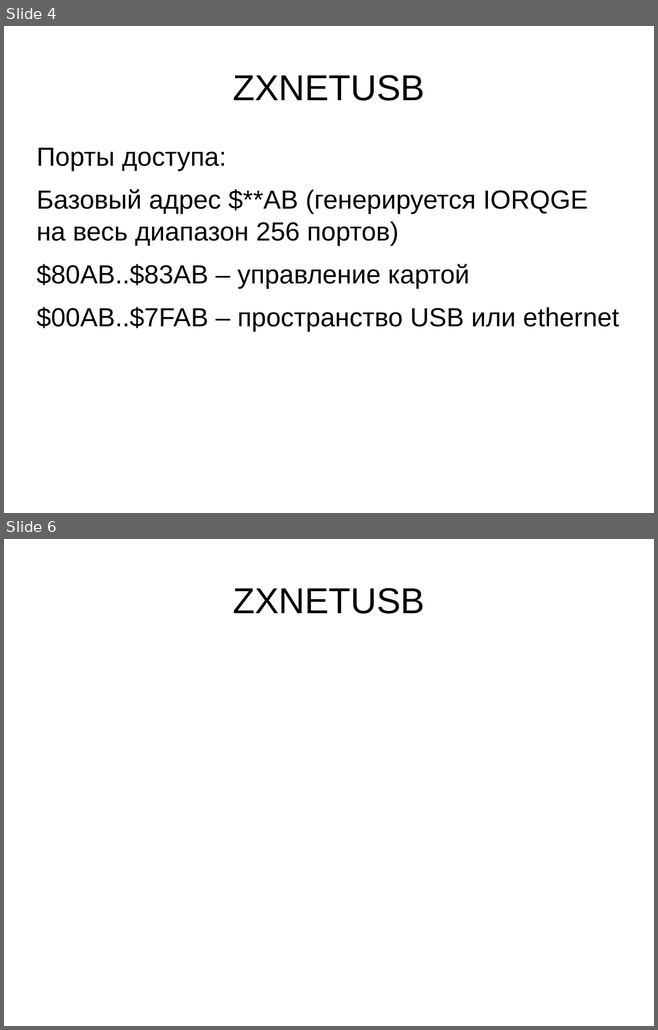
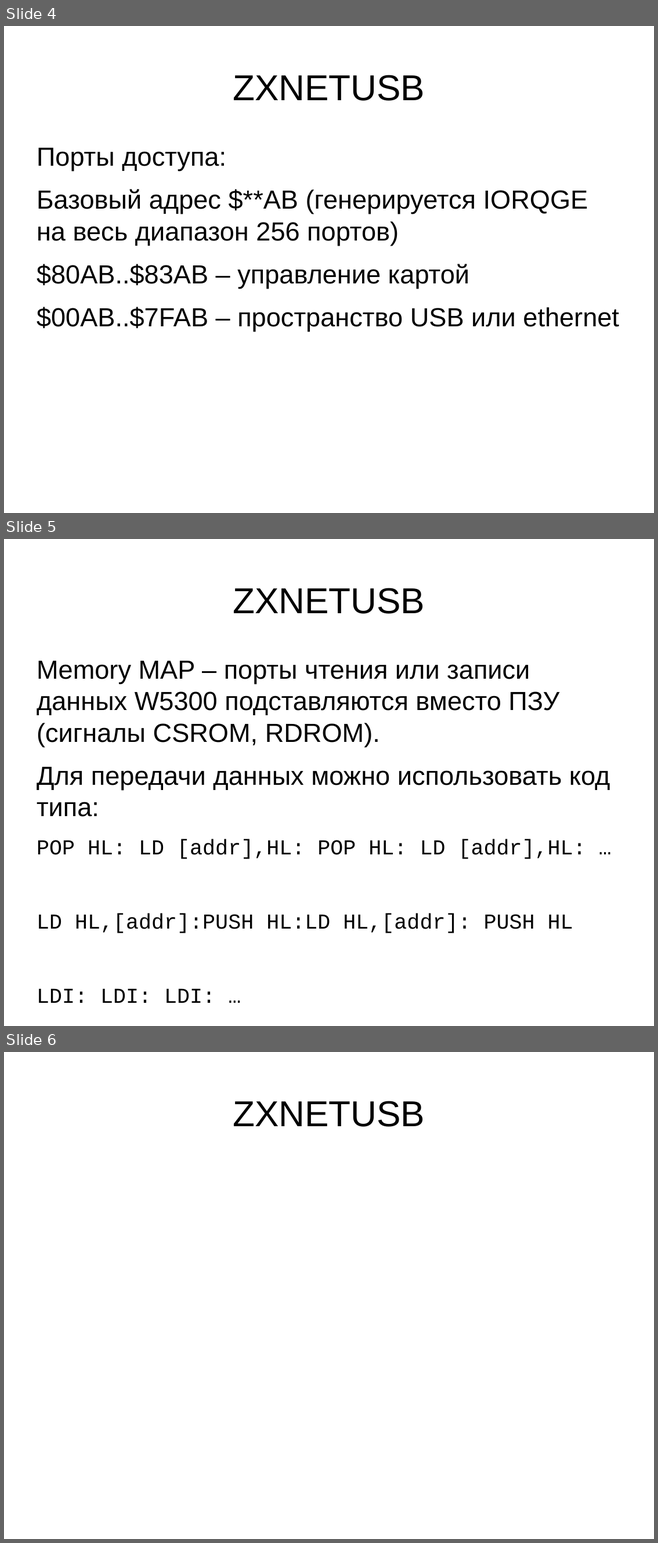
Before and after one commit to lvd2/zxnetusb, a slide deck: report/dh2019.odp. Shown one above the other, each under a label of ours: slides 4 and 6 before the commit, slides 4, 5 and 6 after it; the slides between them are not shown. The pictures are 658x1030 and 658x1543 pixels, drawn with LibreOffice and Linux fonts; fonts in the diff are those of the drawing; background and template pictures are left out. Boxes give left, top, right and bottom in pixels: in the first picture for what was removed or moved away, otherwise in the second. Text is boxed around its words. In the diff, an @@ line names an element or a change of style, - is before the commit and + after.

```diff
--- a/report/dh2019.odp
+++ b/report/dh2019.odp
@@ slide 5 added at [4, 539, 654, 1026], background picture (left out) @@
@@ title added at [233, 588, 424, 614], 44 pt, text #000000 @@
+ZXNETUSB
@@ text added at [36, 661, 610, 1003], 32 pt, text #000000 @@
+Memory MAP – порты чтения или записи данных W5300 подставляются вместо ПЗУ (сигналы CSROM, RDROM).
+Для передачи данных можно использовать код типа:
+POP HL: LD [addr],HL: POP HL: LD [addr],HL: …
+LD HL,[addr]:PUSH HL:LD HL,[addr]: PUSH HL
+LDI: LDI: LDI: …
```
Also in this commit, not shown: 1 slide removed.
